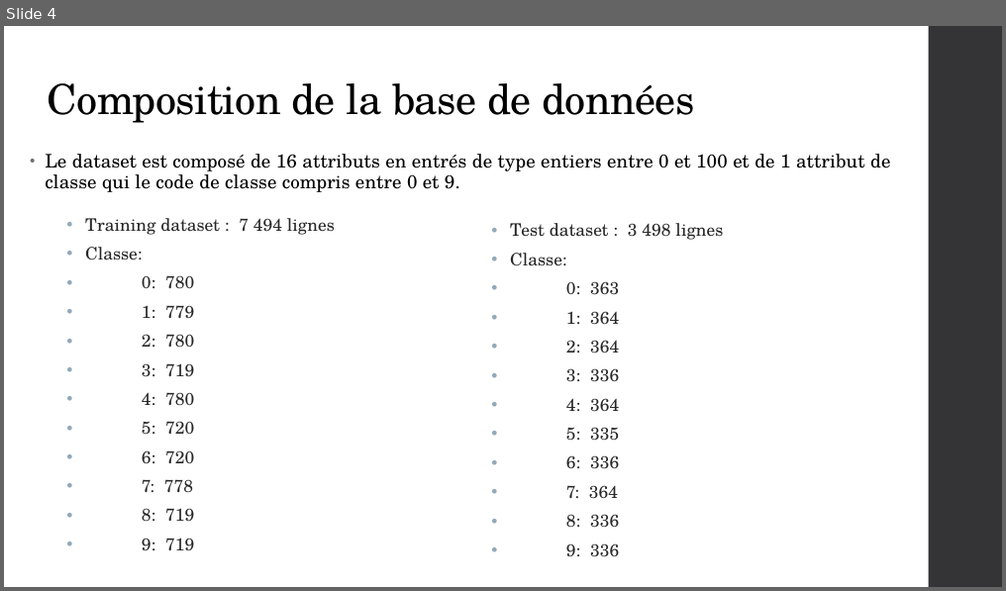
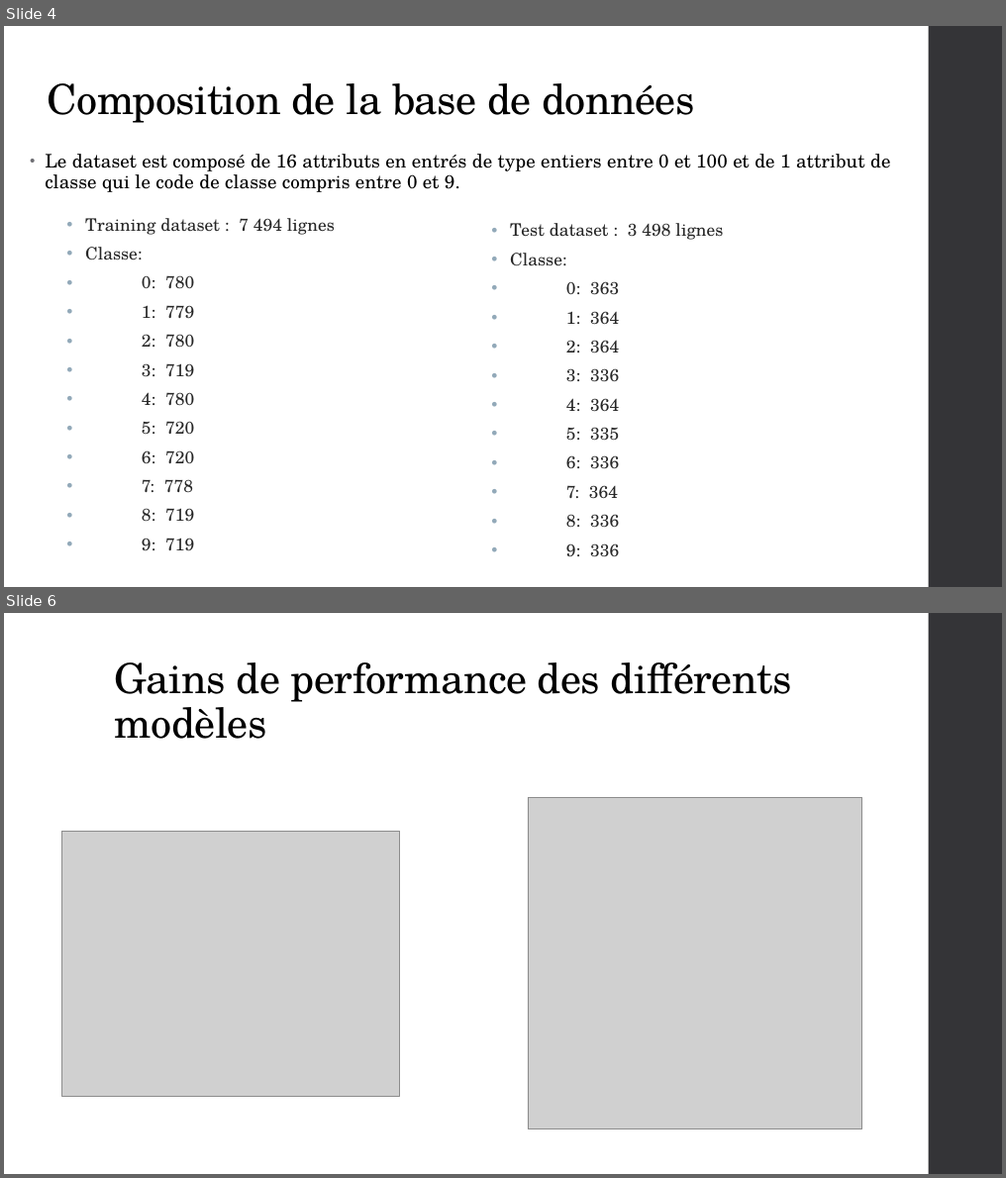
Before and after one commit to ImadMebrouk/Pendigits, a slide deck: PythonDataAnalysis.pptx. Shown one above the other, each under a label of ours: slide 4 before the commit, slides 4 and 6 after it; the slides between them are not shown. The pictures are 1006x591 and 1006x1178 pixels, drawn with LibreOffice and Linux fonts; fonts in the diff are those of the drawing; grey boxes stand for pictures. Boxes give left, top, right and bottom in pixels: in the first picture for what was removed or moved away, otherwise in the second. Text is boxed around its words. In the diff, an @@ line names an element or a change of style, - is before the commit and + after.

```diff
--- a/PythonDataAnalysis.pptx
+++ b/PythonDataAnalysis.pptx
@@ slide 6 added at box(4, 613, 1002, 1174), background #FFFFFF; not listed: 1 template element that a slide beside it also shows @@
@@ title added at box(115, 663, 792, 739), 40 pt, text #000000 @@
+Gains de performance des différents modèles
@@ picture added at box(528, 797, 862, 1130) @@
@@ picture added at box(62, 831, 400, 1096) @@
```
Also in this commit, not shown: 2 slides changed.
